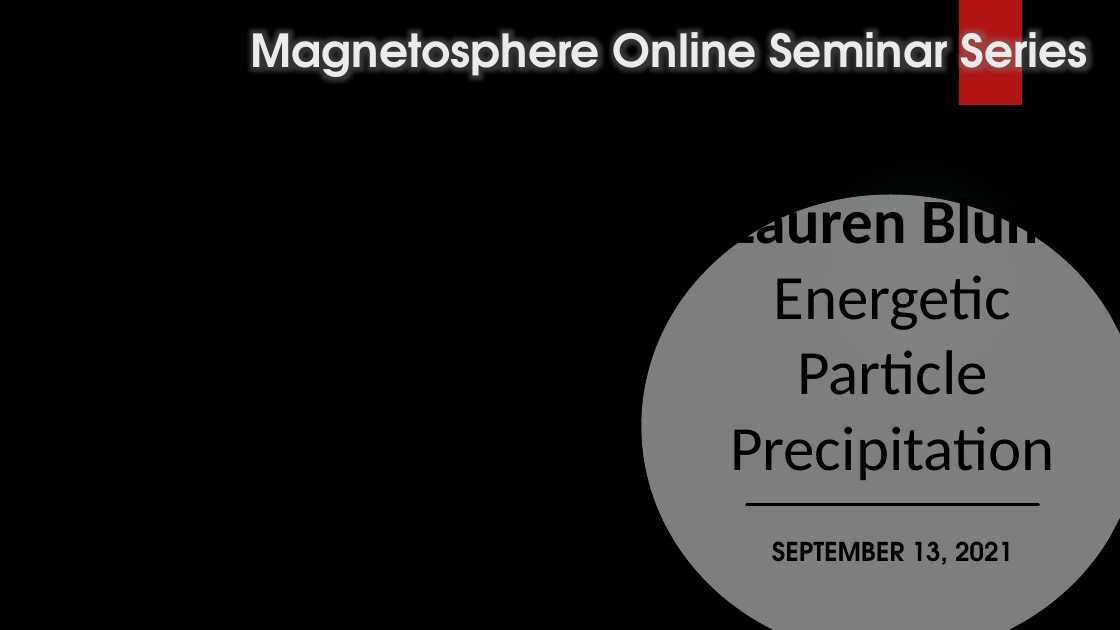
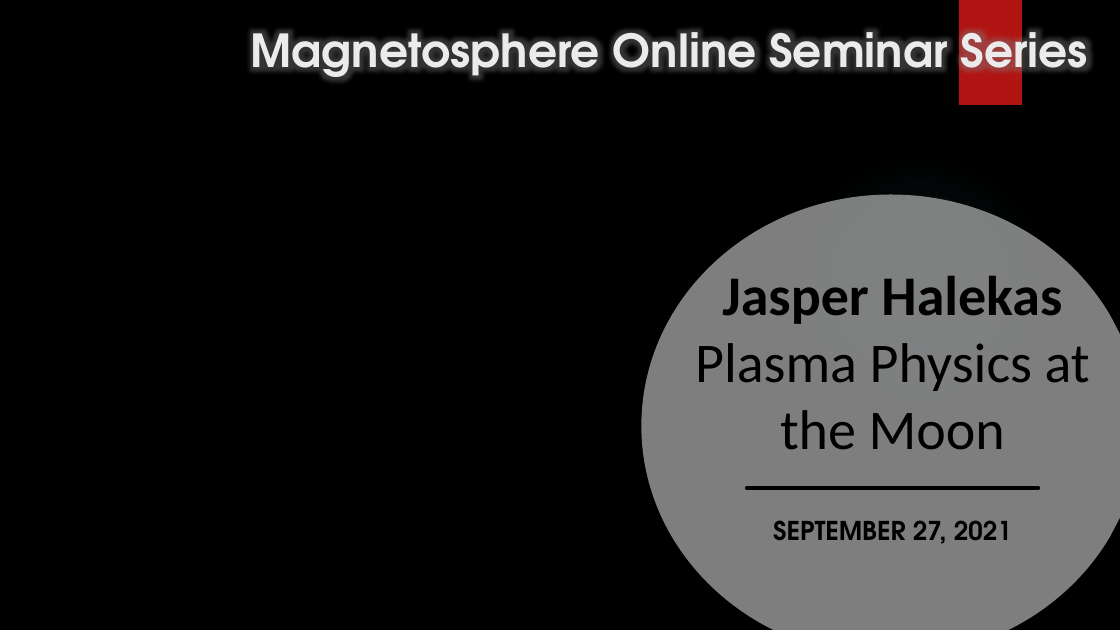
Before and after one commit to MSOLSS/MagSeminars, a slide deck: slide 1 of MSOSS_title.pptx. Drawn at 1120x630 pixels with LibreOffice and Linux fonts; fonts in the diff are those of the drawing; background and template pictures are left out. Boxes give left, top, right and bottom in pixels: in the first picture for what was removed or moved away, otherwise in the second. Text is boxed around its words. In the diff, an @@ line names an element or a change of style, - is before the commit and + after.

```diff
--- a/MSOSS_title.pptx
+++ b/MSOSS_title.pptx
@@ title at (695,276,1090,450): text changed; size 54 to 48 pt @@
-Lauren Blum
-Energetic Particle Precipitation
+Jasper Halekas
+Plasma Physics at the Moon
@@ line moved from (747, 504) - (1038, 504) to (747, 488) - (1038, 488) @@
@@ subtitle at (773,520,1012,544): text changed @@
-SEPTEMBER 13, 2021
+SEPTEMBER 27, 2021
```
Also in this commit, not shown: 1 other file.
